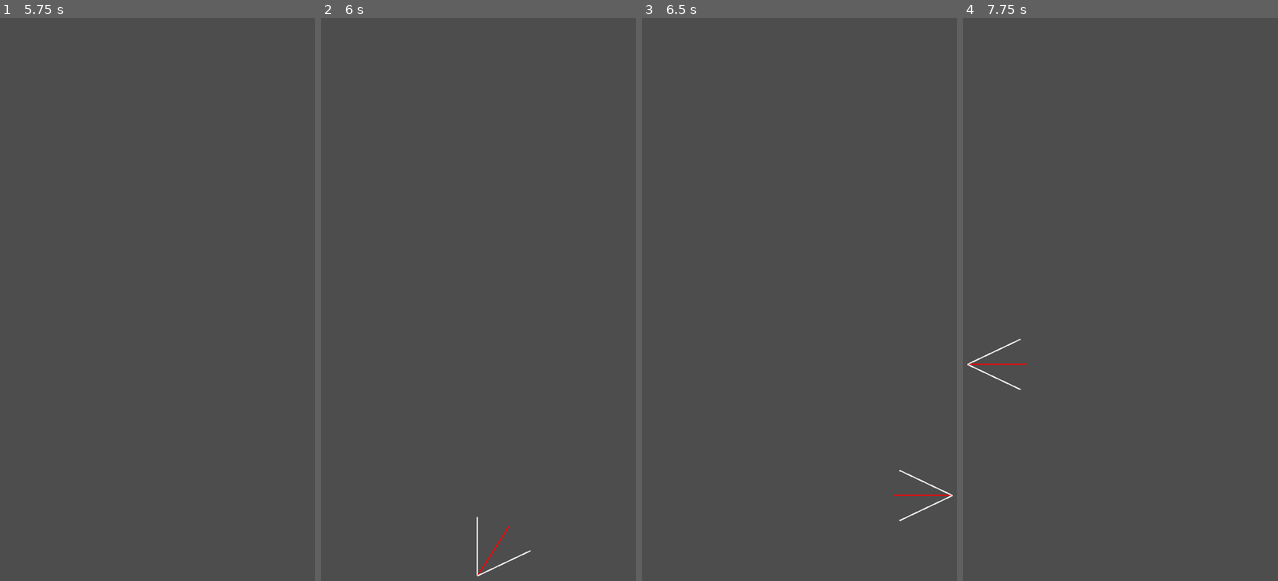
Above: before the commit, frames 1-4 (left to right).
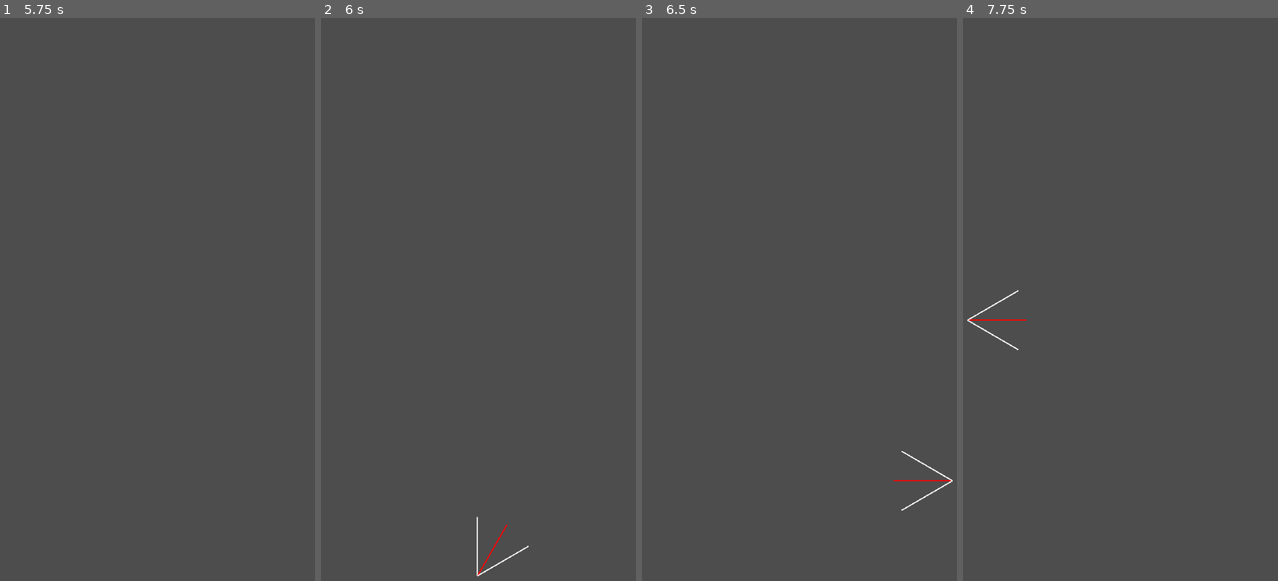
Above: after the commit, the same moments.

Repository: arunas-cesonis/pingpong2
Game: Godot game, scene res://root.tscn
Two runs of this game, one before a commit and one after it. Both use one fixed random seed, a clock stepped at 60 frames per second and the inputs below.
Inputs:
- Up to frame 1 (5.75 s): tap Enter at 0.5 s; hold D (MoveRight) 0.53-1.28 s; tap R (Reset) every 0.75 s from 1.25 to 4.25 s; hold A (MoveLeft) 1.28-2.03 s; hold D (MoveRight) 2.03-3.53 s; hold A (MoveLeft) from 3.53 s (still down)
- Up to frame 2 (6 s): release A (MoveLeft) at 5.78 s; hold D (MoveRight) from 5.78 s (still down)
- Up to frame 3 (6.5 s): keep holding D (MoveRight)
- Up to frame 4 (7.75 s): keep holding D (MoveRight)

Frame 1 is identical in both runs. In frame 2, 0.2% of the frame differs, in the area x 50-67%, y 89-100%; in frame 3, 0.3%, in the area x 79-99%, y 76-90%; in frame 4, 0.3%.

Commit message:
Disable sync_to_physics

Diff:
--- a/root.tscn
+++ b/root.tscn
@@ -41,11 +41,13 @@
 
 [node name="Player" type="AnimatableBody2D" parent="."]
 position = Vector2(270, 960)
+sync_to_physics = false
 
 [node name="CollisionShape2D" type="CollisionShape2D" parent="Player"]
 shape = SubResource("RectangleShape2D_2yc25")
 
 [node name="Ball" type="AnimatableBody2D" parent="."]
+sync_to_physics = false
 
 [node name="CollisionShape2D" type="CollisionShape2D" parent="Ball"]
 position = Vector2(270, 100)
Not shown, changed: .gitignore
